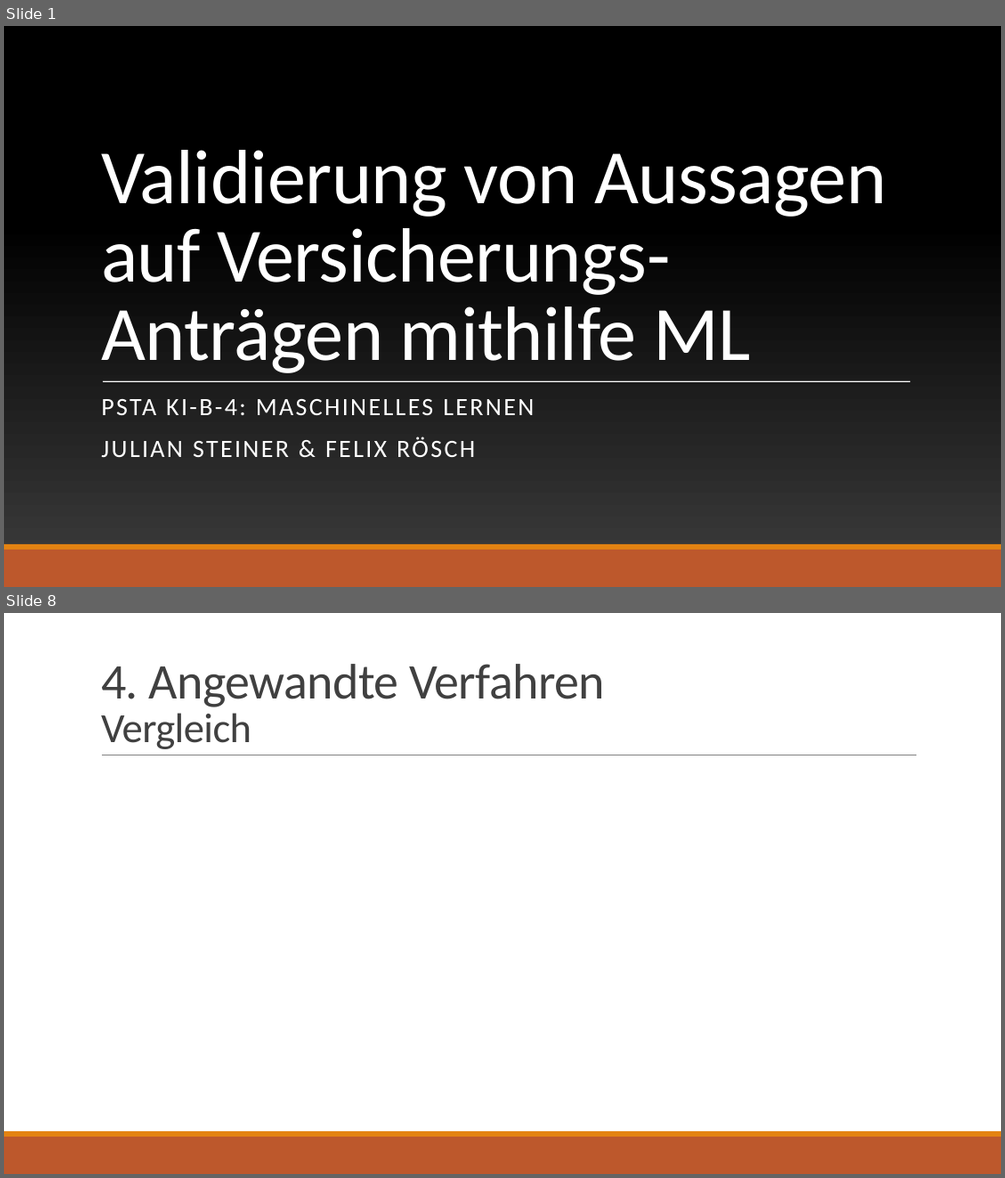
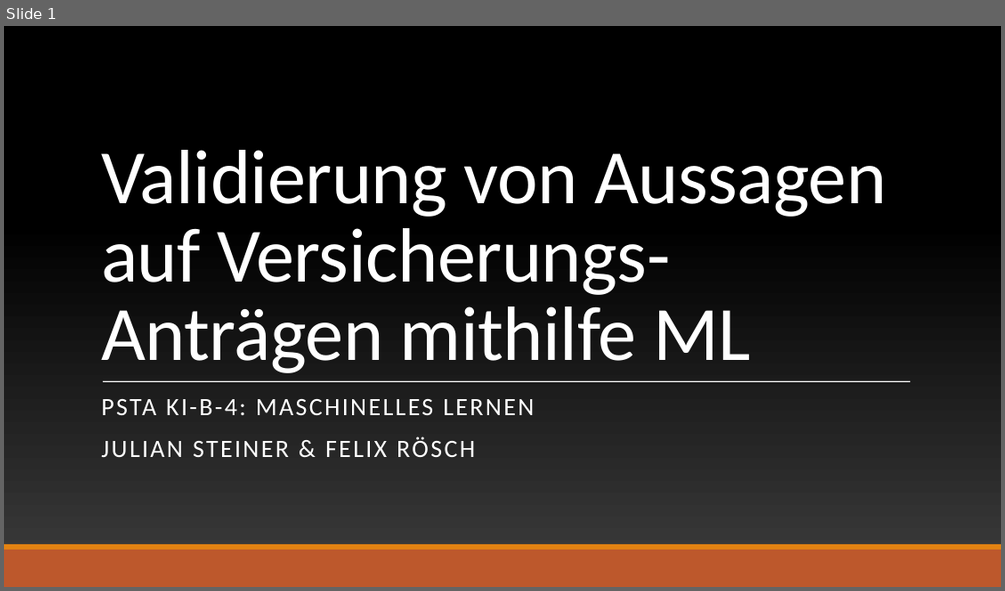
Before and after one commit to julian-steiner-ai/ai-b-4-ml-project, a slide deck: presentation/Validierung von Aussagen auf Versicherungs-Anträgen mithilfe ML.pptx. Shown one above the other, each under a label of ours: slides 1 and 8 before the commit, slide 1 after it; the slides between them are not shown. The pictures are 1005x1178 and 1005x591 pixels, drawn with LibreOffice and Linux fonts; fonts in the diff are those of the drawing; background and template pictures are left out. Boxes give left, top, right and bottom in pixels: in the first picture for what was removed or moved away, otherwise in the second. Text is boxed around its words. In the diff, an @@ line names an element or a change of style, - is before the commit and + after.

```diff
--- a/presentation/Validierung von Aussagen auf Versicherungs-Anträgen mithilfe ML.pptx
+++ b/presentation/Validierung von Aussagen auf Versicherungs-Anträgen mithilfe ML.pptx
@@ slide 8 removed at (x1=4, y1=613, x2=1001, y2=1174), background #FFFFFF @@
@@ title removed at (x1=101, y1=664, x2=605, y2=749) @@
-4. Angewandte Verfahren
-Vergleich
@@ line removed from (102, 755) to (917, 755) @@
@@ rectangle removed at (x1=4, y1=1136, x2=1001, y2=1174) @@
@@ rectangle removed at (x1=4, y1=1131, x2=1001, y2=1136) @@
```
Also in this commit, not shown: 6 slides changed, 2 slides added.
